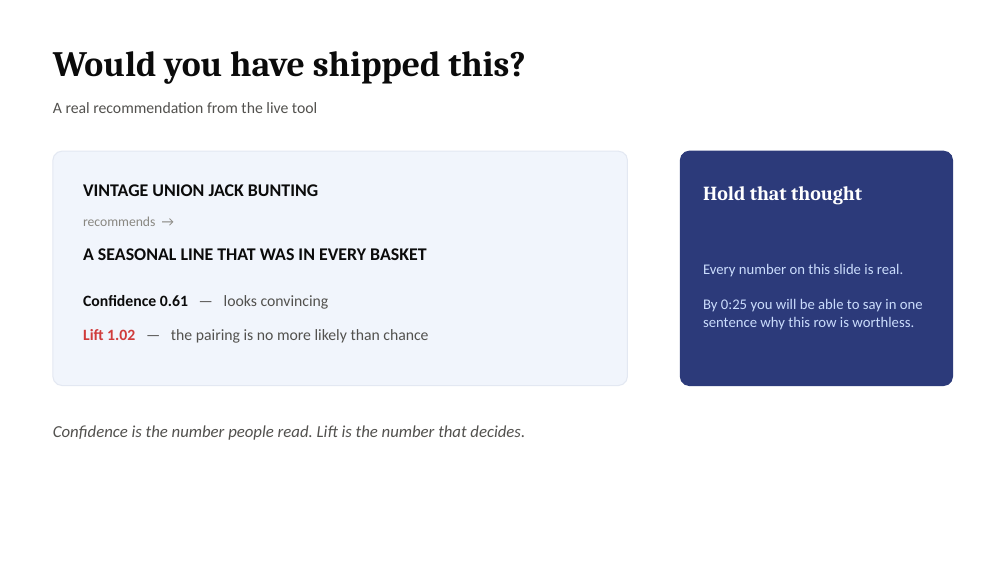
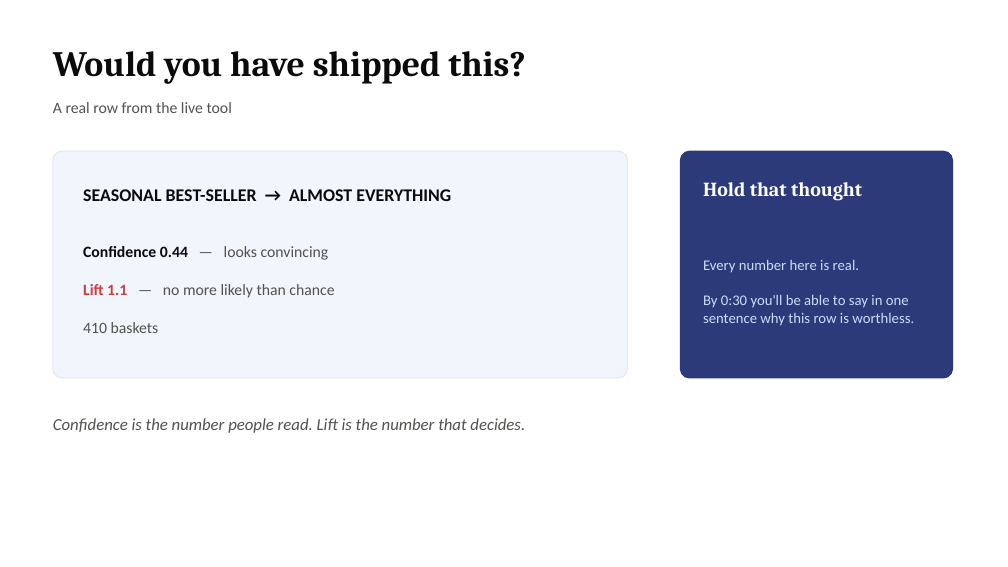
Before and after one commit to Kenchch/retail-ai-pipeline, a slide deck: slide 2 of workshop/ai_literacy_workshop.pptx. Drawn at 1008x567 pixels with LibreOffice and Linux fonts; fonts in the diff are those of the drawing. Boxes give left, top, right and bottom in pixels: in the first picture for what was removed or moved away, otherwise in the second. Text is boxed around its words. In the diff, an @@ line names an element or a change of style, - is before the commit and + after.

Commit message:
Retail ETL pipeline with data quality gate, product recommendations and adoption metrics
Ingests retail invoice lines, quarantines rows failing nine data-quality rules, and publishes a sales star schema plus a frequently-bought-together table ranked by lift with a TF-IDF fallback over product descriptions. Adoption is measured from usage telemetry and written out with every run. Runs nightly through Airflow; all thresholds and the team roster live in config.yaml.

```diff
--- a/workshop/ai_literacy_workshop.pptx
+++ b/workshop/ai_literacy_workshop.pptx
@@ text at [53, 102, 232, 113]: text changed @@
-A real recommendation from the live tool
+A real row from the live tool
@@ rounded rectangle: place and size @@
-rounded rectangle at [53, 151, 628, 386]
+rounded rectangle at [53, 151, 628, 378]
@@ rounded rectangle at [53, 151, 628, 378]: proportions changed @@
@@ rounded rectangle at [681, 151, 953, 378]: proportions changed @@
@@ rounded rectangle: place and size @@
-rounded rectangle at [681, 151, 953, 386]
+rounded rectangle at [681, 151, 953, 378]
@@ text "Hold that thought": place and size @@
-text "Hold that thought" at [703, 186, 862, 205]
+text "Hold that thought" at [703, 182, 862, 201]
@@ text at [83, 189, 451, 201]: text changed @@
-VINTAGE UNION JACK BUNTING
+SEASONAL BEST-SELLER → ALMOST EVERYTHING
@@ text removed at [83, 216, 155, 226] @@
-recommends →
@@ text at [83, 246, 329, 260]: text changed @@
-Confidence 0.61 — looks convincing
+Confidence 0.44 — looks convincing
@@ text removed at [83, 248, 426, 260] @@
-A SEASONAL LINE THAT WAS IN EVERY BASKET
@@ text at [703, 260, 914, 326]: text changed @@
-Every number on this slide is real.
-By 0:25 you will be able to say in one sentence why this row is worthless.
+Every number here is real.
+By 0:30 you'll be able to say in one sentence why this row is worthless.
@@ text at [83, 284, 334, 298]: text changed @@
-Lift 1.02 — the pairing is no more likely than chance
+Lift 1.1 — no more likely than chance
@@ text added at [83, 322, 159, 333], 15 pt, text #52514E @@
+410 baskets
@@ text "Confidence is the number people ...": place and size @@
-text "Confidence is the number people ..." at [53, 425, 525, 440]
+text "Confidence is the number people ..." at [53, 418, 525, 433]
```
Also in this commit, not shown: 5 other slides changed, 4 slides removed, 50 other files.
